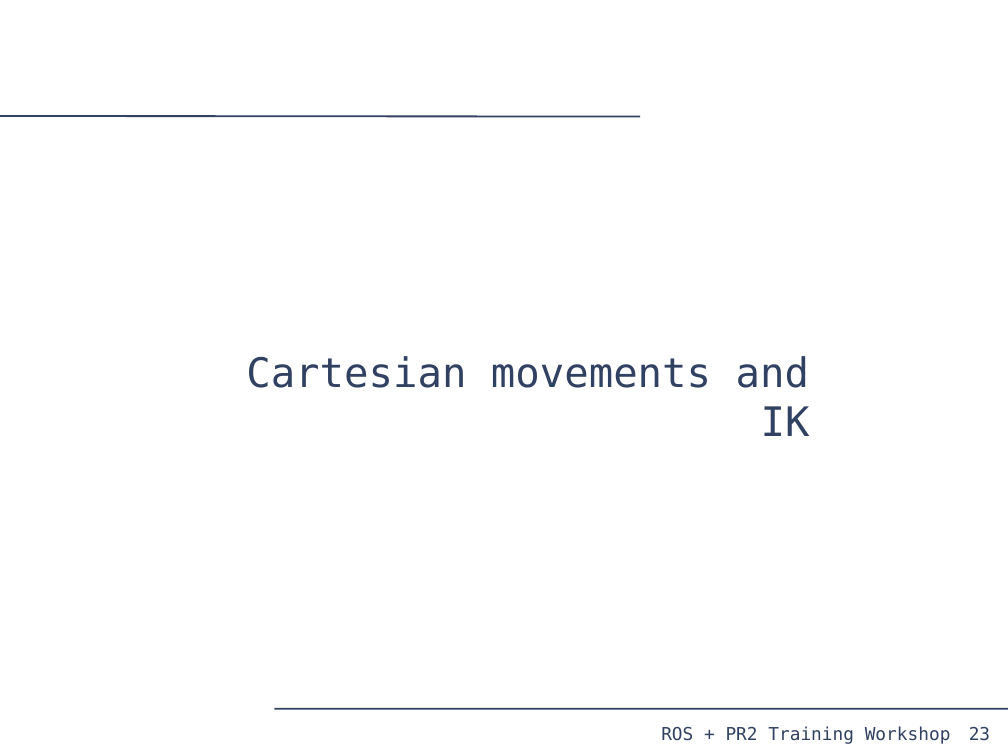
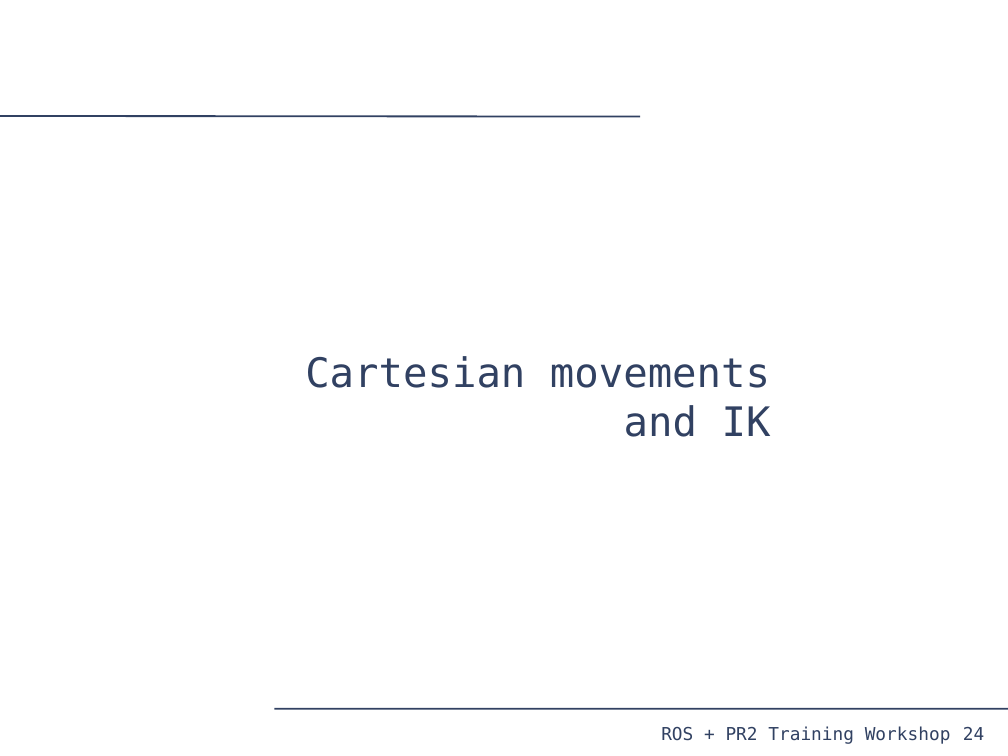
Before and after one commit to PR2/pr2_docs, a slide deck: slide 24 of pr2_training_workshop/moving_mechanism/slides.odp (slide 23 before the commit). Drawn at 1008x756 pixels with LibreOffice and Linux fonts; fonts in the diff are those of the drawing. Boxes give left, top, right and bottom in pixels: in the first picture for what was removed or moved away, otherwise in the second. Text is boxed around its words. In the diff, an @@ line names an element or a change of style, - is before the commit and + after.

```diff
--- a/pr2_training_workshop/moving_mechanism/slides.odp
+++ b/pr2_training_workshop/moving_mechanism/slides.odp
@@ text "Cartesian movements and IK" rewrapped from <box>246,356,810,436</box> to <box>305,356,771,437</box> @@
@@ page number added at <box>963,727,984,740</box>, 14 pt, text #314162 @@
+24
@@ page number removed at <box>969,727,990,741</box> @@
-23
```
Also in this commit, not shown: 19 other slides changed, 11 slides added, 5 slides removed, 4 other files.
